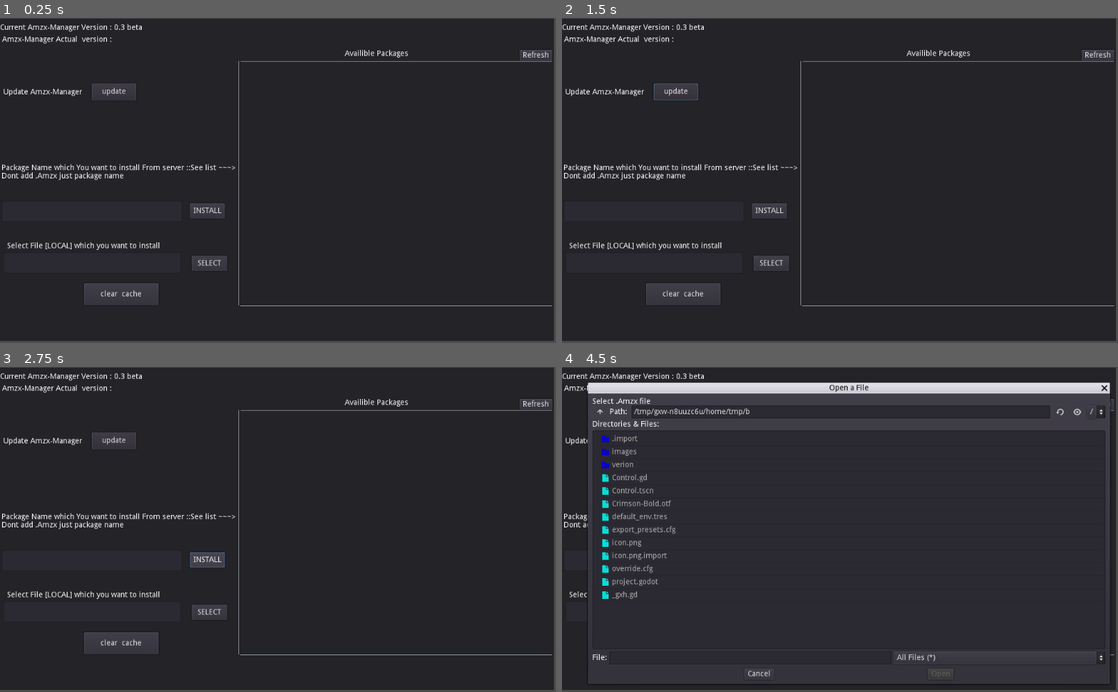
Above: before the commit, frames 1-4 (two rows, left to right).
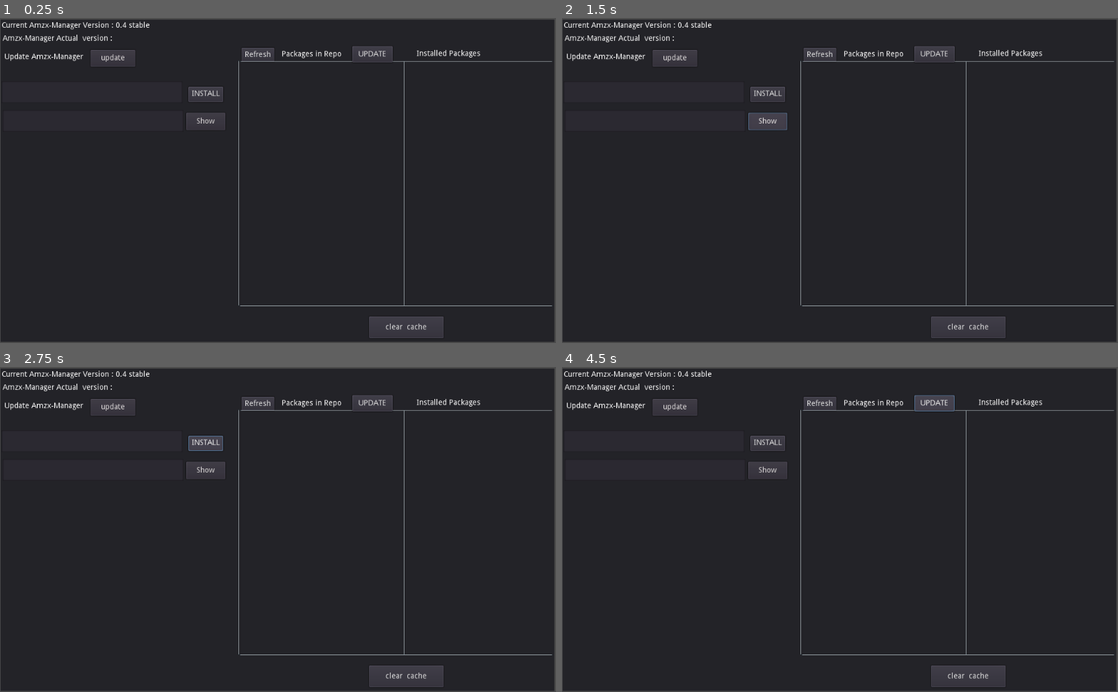
Above: after the commit, the same moments.

Repository: amzux/Amzx-Manager
Game: Godot game, scene res://Control.tscn
The game is run twice, just before and just after one commit, with the same random seed, the same clock (stepped at 60 frames per second) and the same inputs.
Inputs (mouse positions are in pixels of both pictures, inside the frame that each line leads up to):
- Up to frame 1 (0.25 s): no input
- Up to frame 2 (1.5 s): click "update" at 0.5 s; click (767, 122) at 1.25 s, where only the run after the commit has a clickable "Show"
- Up to frame 3 (2.75 s): click "INSTALL" at 2 s
- Up to frame 4 (4.5 s): click (773, 610) at 2.75 s, where only the run before the commit has a clickable "SELECT"; click "clear cache" at 3.5 s; click (934, 402) at 4.25 s, where only the run after the commit has a clickable "UPDATE"

The runs differ from the first frame. In frame 1, 5.6% of the frame differs, in the area x 0-100%, y 0-100%; in frame 2, 5.9%; in frame 3, 5.8%; in frame 4, 16%.

Commit message:
0.4

Diff:
--- a/Control.gd
+++ b/Control.gd
@@ -3,16 +3,25 @@
 
 func _ready():
 	$srvreq.request("https://raw.githubusercontent.com/amzux/Amzx-Manager/master/verion/version.txt")
-	$HTTPRequest.request("https://raw.githubusercontent.com/amzux/Packages/master/list.txt")
+	var output = []
+	#OS.execute("terminator", ["-x", "sudo" , "Amzy", "--update"],false)
+	OS.execute("Amzy", ["--allp" ] , true , output)
+	for line in output:
+		$list.text = line
+	var outpu = []
+	OS.execute("Amzy", ["--list"], true,outpu)
+	for az in outpu:
+		$instpkg.text = az
+	#$HTTPRequest.request("https://raw.githubusercontent.com/amzux/Packages/master/list.txt")
 
-func _on_HTTPRequest_request_completed(result, response_code, headers, body):
-	var html = body.get_string_from_utf8()
-	$list.text = html
+#func _on_HTTPRequest_request_completed(result, response_code, headers, body):
+#	var html = body.get_string_from_utf8()
+#	$list.text = html
 
-var DI="list"
+#var DI="list"
 
 func _on_Button_pressed():
-	OS.execute("terminator", ["-x", "Amzy","-di", "Amzx-Manager"],false)
+	OS.execute("terminator", ["-x", "Amzy","--install", "Amzx-Manager"],false)
 #zenity --question  --text="Do you want to install from local file"
 
 
@@ -25,22 +34,22 @@
 
 func _on_Install_pressed():
 	var PK = $pag.text
-	OS.execute("terminator",["-x", "Amzy", "-di", PK], false)
+	OS.execute("terminator",["-x", "Amzy", "--install", PK], false)
 
 func _on_selectfile_button_up():
 	$FileDialog.popup()
 
-func _on_FileDialog_file_selected(path):
+#func _on_FileDialog_file_selected(path):
 	#OS.execute("cp", ["-r", path ,"$HOME/Amzx/"])
 	#OS.execute("cd", ["$HOME/Amzx/"],false)
 
-	OS.execute("terminator", ["-x", "Amzy" , "-i" , path] ,false)
+	#OS.execute("terminator", ["-x", "Amzy" , "-i" , path] ,false)
 	#OS.execute("terminator",["-x", "tar", "-C" , "$HOME/Amzx/" , "-xvf", path], false)
 
 
 func _on_cache_pressed():
-	OS.execute("terminator", ["-x", "sudo", "Amzy", "-c"] ,false)
-	OS.execute("terminator", ["-x", "sudo" , "rm" , "-r" ,"$HOME/Amzx/*"],false)
+	OS.execute("terminator", ["-x", "sudo", "Amzy", "--clean"] ,false)
+	#OS.execute("terminator", ["-x", "sudo" , "rm" , "-r" ,"$HOME/Amzx/*"],false)
 
 
 
@@ -49,3 +58,16 @@
 func _on_srvreq_request_completed(result, response_code, headers, body):
 	var html = body.get_string_from_utf8()
 	$srver.text = html
+
+
+func _on_updatepkg_pressed():
+	OS.execute("terminator", ["-x Amzy --update"], false)
+
+
+
+func _on_showb_pressed():
+	var wd = $infoline.text
+	var outp = []
+	OS.execute("Amzy", ["--s", wd] ,true , outp)
+	for pp in outp:
+		$infopkg.text = pp
--- a/Control.tscn
+++ b/Control.tscn
@@ -16,32 +16,39 @@
 
 [node name="Panel" type="Panel" parent="."]
 modulate = Color( 0.972549, 0.956863, 0.956863, 1 )
-margin_left = 1.58578
-margin_top = -3.57758
-margin_right = 1021.59
-margin_bottom = 591.423
+margin_left = 2.58578
+margin_top = -1.57758
+margin_right = 1022.59
+margin_bottom = 593.423
 __meta__ = {
 "_edit_use_anchors_": false
 }
 
 [node name="Button" type="Button" parent="Panel"]
-margin_left = 169.149
-margin_top = 119.61
-margin_right = 251.149
-margin_bottom = 150.61
+margin_left = 166.149
+margin_top = 55.61
+margin_right = 248.149
+margin_bottom = 86.61
 text = "update"
 __meta__ = {
 "_edit_use_anchors_": false,
 "_editor_description_": ""
 }
 
+[node name="showb" type="Button" parent="Panel"]
+margin_left = 342.0
+margin_top = 172.0
+margin_right = 414.0
+margin_bottom = 204.0
+text = "Show"
+
 [node name="HTTPRequest" type="HTTPRequest" parent="."]
 
 [node name="list" type="RichTextLabel" parent="."]
-margin_left = 453.414
-margin_top = 80.0
-margin_right = 1009.41
-margin_bottom = 512.0
+margin_left = 450.0
+margin_top = 81.0
+margin_right = 737.0
+margin_bottom = 517.0
 focus_mode = 2
 mouse_default_cursor_shape = 4
 fit_content_height = true
@@ -60,22 +67,44 @@
 "_edit_use_anchors_": false
 }
 
+[node name="VSeparator2" type="VSeparator" parent="."]
+margin_left = 740.47
+margin_top = 75.4142
+margin_right = 754.47
+margin_bottom = 527.414
+__meta__ = {
+"_edit_use_anchors_": false
+}
+
 [node name="RichTextLabel2" type="RichTextLabel" parent="."]
-margin_left = 388.999
-margin_top = 54.3259
-margin_right = 1007.0
-margin_bottom = 74.3259
-tab_size = 9
-text = "                                                              Availible Packages"
+margin_left = 457.0
+margin_top = 40.0
+margin_right = 664.0
+margin_bottom = 92.0
+tab_size = 0
+text = "	                                                                   Packages in Repo
+										"
+__meta__ = {
+"_edit_use_anchors_": false
+}
+
+[node name="RichTextLabel3" type="RichTextLabel" parent="."]
+margin_left = 769.213
+margin_top = 53.9706
+margin_right = 912.213
+margin_bottom = 89.9706
+tab_size = 0
+text = "Installed Packages"
 __meta__ = {
 "_edit_use_anchors_": false
 }
 
 [node name="refresh" type="Button" parent="."]
-margin_left = 958.679
-margin_top = 53.8553
-margin_right = 1018.68
-margin_bottom = 73.8553
+margin_left = 447.0
+margin_top = 50.0
+margin_right = 507.0
+margin_bottom = 76.0
+hint_tooltip = "It will show how many Packages are in server"
 text = "Refresh"
 __meta__ = {
 "_edit_use_anchors_": false,
@@ -103,66 +132,35 @@
 
 [node name="pag" type="LineEdit" parent="."]
 margin_left = 5.17157
-margin_top = 332.338
+margin_top = 112.428
 margin_right = 338.172
-margin_bottom = 372.338
+margin_bottom = 152.428
+__meta__ = {
+"_edit_use_anchors_": false
+}
+
+[node name="infoline" type="LineEdit" parent="."]
+margin_left = 6.58578
+margin_top = 164.754
+margin_right = 339.586
+margin_bottom = 204.754
 __meta__ = {
 "_edit_use_anchors_": false
 }
 
 [node name="Install" type="Button" parent="."]
-margin_left = 352.414
-margin_top = 336.64
-margin_right = 416.414
-margin_bottom = 364.64
+margin_left = 348.878
+margin_top = 121.68
+margin_right = 412.878
+margin_bottom = 149.68
 text = "INSTALL"
 
-[node name="lable2" type="RichTextLabel" parent="."]
-margin_left = 4.99323
-margin_top = 264.749
-margin_right = 437.993
-margin_bottom = 308.749
-text = "Package Name which You want to install From server ::See list ~~~>
-Dont add .Amzx just package name"
-__meta__ = {
-"_edit_use_anchors_": false
-}
-
 [node name="update" type="RichTextLabel" parent="."]
-margin_left = 0.27211
-margin_top = 125.48
-margin_right = 175.272
-margin_bottom = 150.48
+margin_left = 2.27211
+margin_top = 60.48
+margin_right = 177.272
+margin_bottom = 85.48
 text = "  Update Amzx-Manager"
-__meta__ = {
-"_edit_use_anchors_": false
-}
-
-[node name="RichTextLabel" type="RichTextLabel" parent="."]
-margin_left = 15.2426
-margin_top = 409.451
-margin_right = 355.243
-margin_bottom = 436.451
-text = "Select File [LOCAL] which you want to install"
-__meta__ = {
-"_edit_use_anchors_": false
-}
-
-[node name="LineEdit" type="LineEdit" parent="."]
-margin_left = 8.0
-margin_top = 426.551
-margin_right = 336.0
-margin_bottom = 466.551
-__meta__ = {
-"_edit_use_anchors_": false
-}
-
-[node name="selectfile" type="Button" parent="."]
-margin_left = 354.828
-margin_top = 433.965
-margin_right = 419.828
-margin_bottom = 461.965
-text = "SELECT"
 __meta__ = {
 "_edit_use_anchors_": false
 }
@@ -183,54 +181,87 @@
 mode = 0
 access = 2
 show_hidden_files = true
-current_dir = "/home/amzker/Desktop/os/myapps/Amzx-Manager"
-current_path = "/home/amzker/Desktop/os/myapps/Amzx-Manager/"
+current_dir = "/home/amzker/Desktop/os/OLD/extra/myapps/Amzx-Manager"
+current_path = "/home/amzker/Desktop/os/OLD/extra/myapps/Amzx-Manager/"
 __meta__ = {
 "_edit_use_anchors_": false
 }
 
 [node name="cache" type="Button" parent="."]
-margin_left = 156.846
-margin_top = 485.13
-margin_right = 293.846
-margin_bottom = 525.13
+margin_left = 682.226
+margin_top = 545.941
+margin_right = 819.226
+margin_bottom = 585.941
 text = "clear  cache"
 __meta__ = {
 "_edit_use_anchors_": false
 }
 
 [node name="current" type="RichTextLabel" parent="."]
-margin_left = 2.20792
-margin_top = 5.65685
-margin_right = 285.208
-margin_bottom = 45.6568
-text = "Current Amzx-Manager Version : 0.3 beta"
+margin_left = 5.20792
+margin_top = 1.65685
+margin_right = 288.208
+margin_bottom = 41.6568
+text = "Current Amzx-Manager Version : 0.4 stable"
 __meta__ = {
 "_edit_use_anchors_": false
 }
 
 [node name="sr" type="RichTextLabel" parent="."]
-margin_left = 6.0
-margin_top = 28.0
-margin_right = 242.0
-margin_bottom = 68.0
+margin_left = 7.0
+margin_top = 26.0
+margin_right = 243.0
+margin_bottom = 66.0
 text = "Amzx-Manager Actual  version : "
+__meta__ = {
+"_edit_use_anchors_": false
+}
 
 [node name="srver" type="RichTextLabel" parent="."]
-margin_left = 210.828
-margin_top = 29.6568
-margin_right = 370.828
-margin_bottom = 64.6568
+margin_left = 207.828
+margin_top = 15.6568
+margin_right = 367.828
+margin_bottom = 50.6568
 __meta__ = {
 "_edit_use_anchors_": false
 }
 
 [node name="srvreq" type="HTTPRequest" parent="."]
+
+[node name="updatepkg" type="Button" parent="."]
+margin_left = 650.586
+margin_top = 46.7574
+margin_right = 724.586
+margin_bottom = 76.7574
+hint_tooltip = "will update list of Packages in server"
+text = "UPDATE"
+__meta__ = {
+"_edit_use_anchors_": false
+}
+
+[node name="instpkg" type="RichTextLabel" parent="."]
+margin_left = 751.0
+margin_top = 89.0
+margin_right = 1008.0
+margin_bottom = 509.0
+__meta__ = {
+"_edit_use_anchors_": false
+}
+
+[node name="infopkg" type="RichTextLabel" parent="."]
+margin_left = 15.3431
+margin_top = 209.757
+margin_right = 412.343
+margin_bottom = 582.757
+__meta__ = {
+"_edit_use_anchors_": false
+}
 [connection signal="pressed" from="Panel/Button" to="." method="_on_Button_pressed"]
+[connection signal="pressed" from="Panel/showb" to="." method="_on_showb_pressed"]
 [connection signal="request_completed" from="HTTPRequest" to="." method="_on_HTTPRequest_request_completed"]
 [connection signal="pressed" from="refresh" to="." method="_on_refresh_pressed"]
 [connection signal="pressed" from="Install" to="." method="_on_Install_pressed"]
-[connection signal="button_up" from="selectfile" to="." method="_on_selectfile_button_up"]
 [connection signal="file_selected" from="FileDialog" to="." method="_on_FileDialog_file_selected"]
 [connection signal="pressed" from="cache" to="." method="_on_cache_pressed"]
 [connection signal="request_completed" from="srvreq" to="." method="_on_srvreq_request_completed"]
+[connection signal="pressed" from="updatepkg" to="." method="_on_updatepkg_pressed"]
Not shown, changed: verion/version.txt
